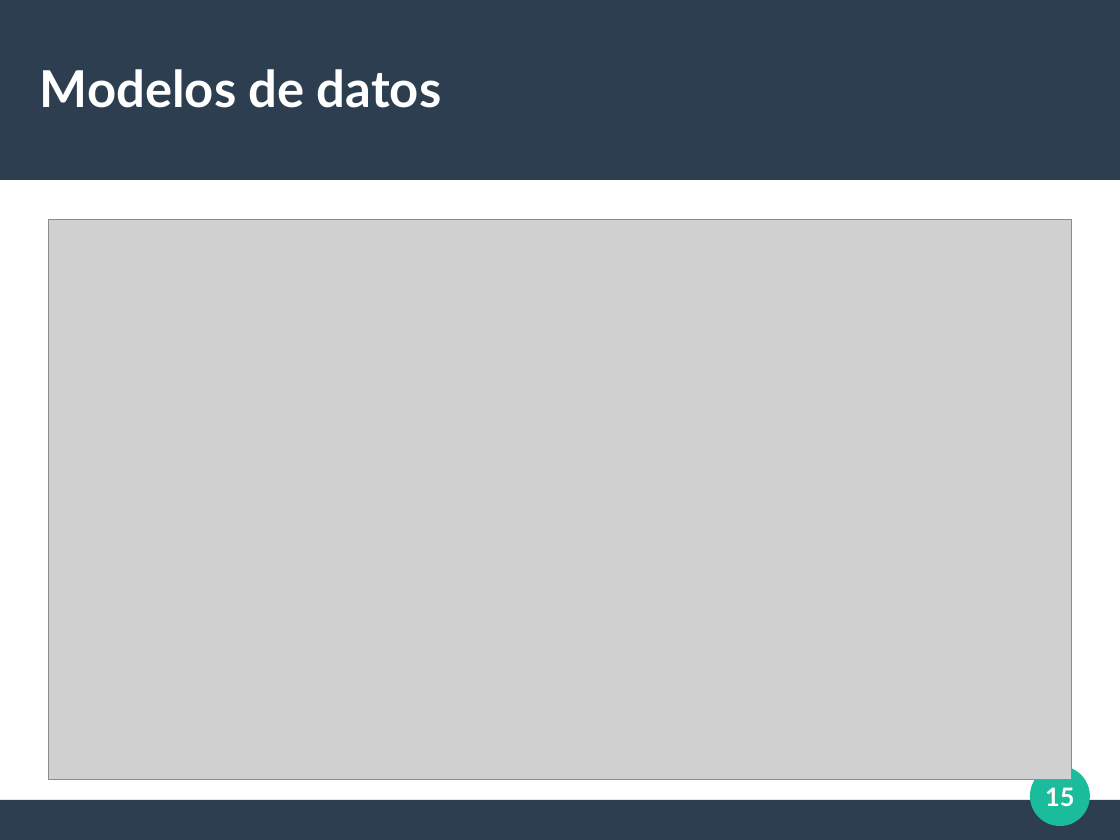
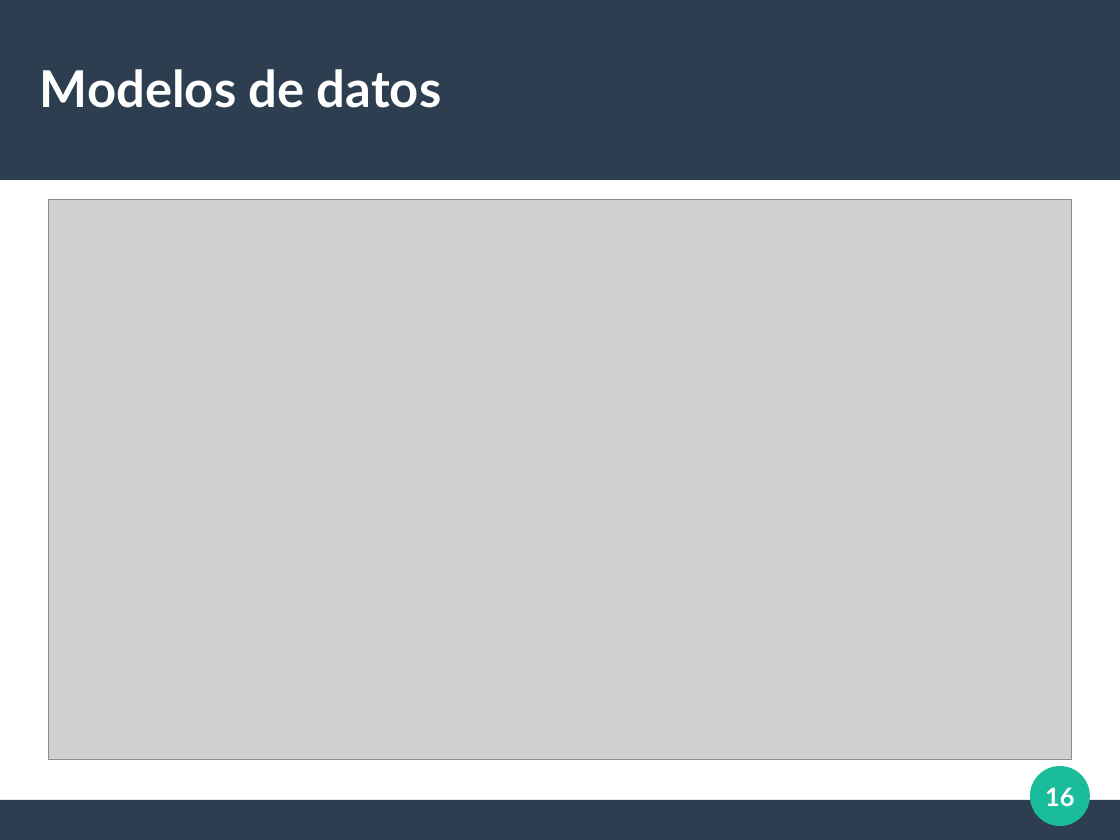
Before and after one commit to albeerto26/DjangoServerHeroku, a slide deck: slide 16 of diapos/Introduccion Django.odp (slide 15 before the commit). Drawn at 1120x840 pixels with LibreOffice and Linux fonts; fonts in the diff are those of the drawing; grey boxes stand for pictures. Boxes give left, top, right and bottom in pixels: in the first picture for what was removed or moved away, otherwise in the second. Text is boxed around its words. In the diff, an @@ line names an element or a change of style, - is before the commit and + after.

```diff
--- a/diapos/Introduccion Django.odp
+++ b/diapos/Introduccion Django.odp
@@ picture: place and size @@
-picture at [48,221,1071,781]
+picture at [48,200,1071,760]
@@ page number at [1045,787,1074,806]: text changed @@
-15
+16
```
Also in this commit, not shown: 2 other slides changed, 3 slides added, 2 slides removed, 4 other files.
